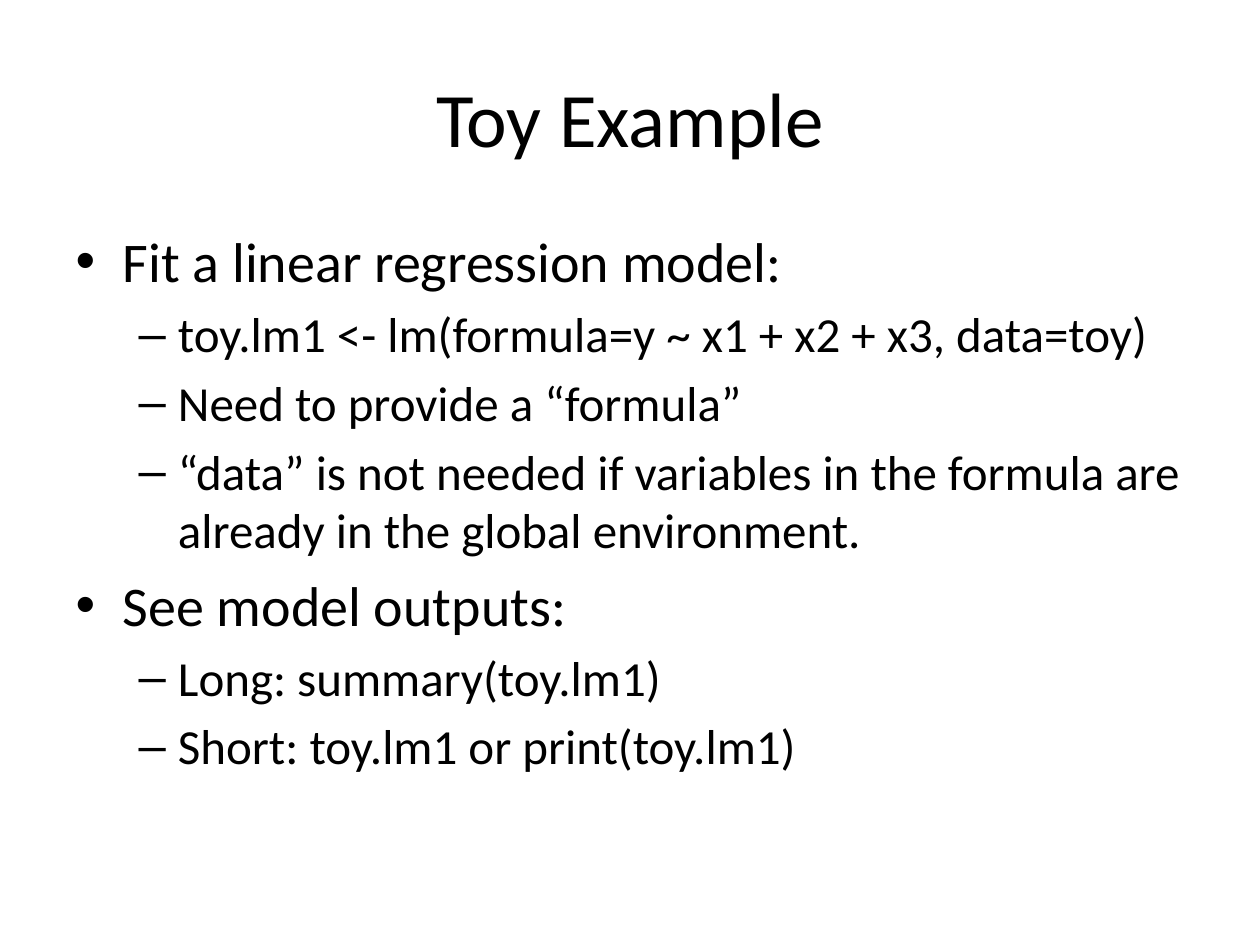
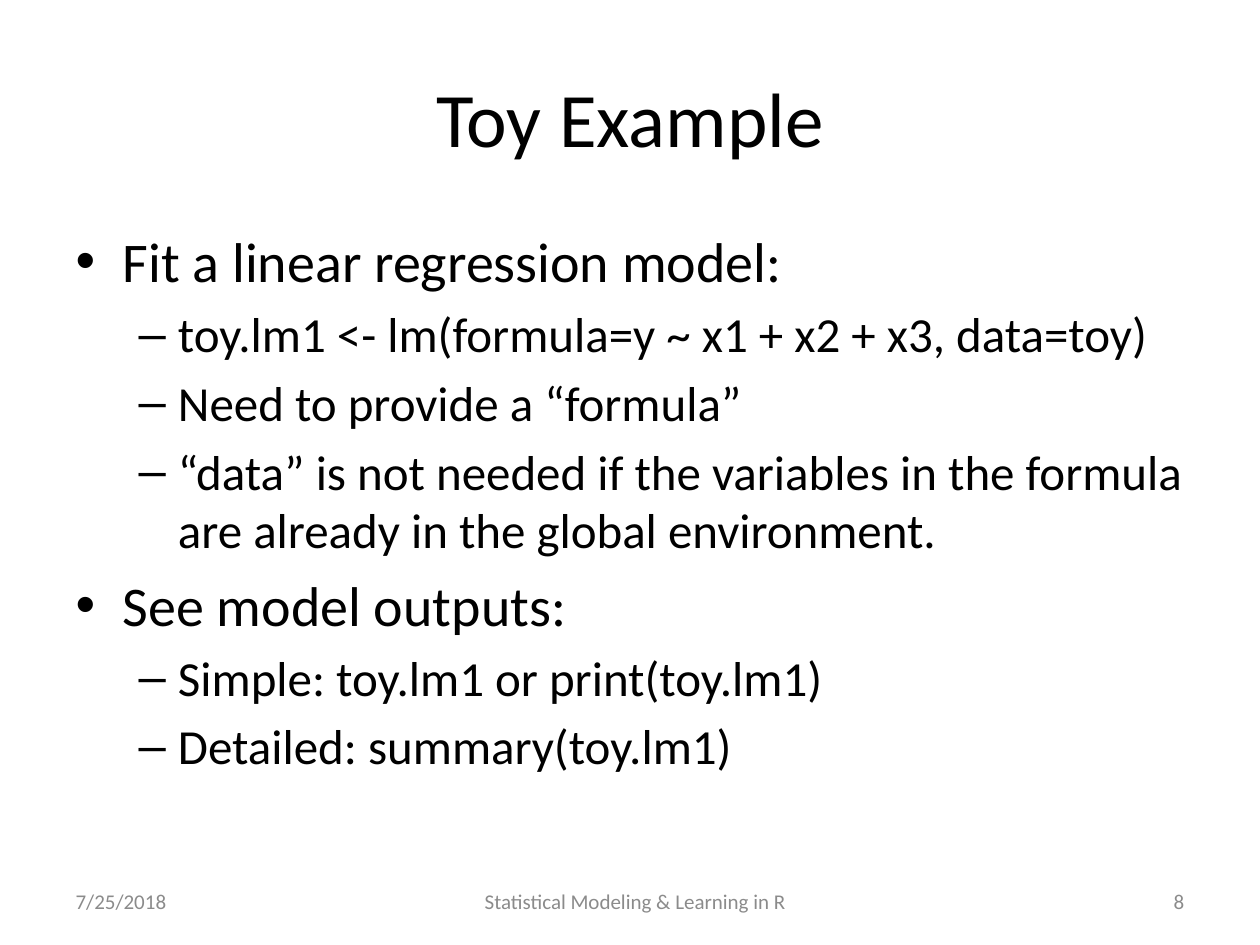
Before and after one commit to katherinesimeon/Statistical-Modeling-and-Learning-in-R, a slide deck: slide 8 of main.pptx. Drawn at 1260x945 pixels with LibreOffice and Linux fonts; fonts in the diff are those of the drawing. Boxes give left, top, right and bottom in pixels: in the first picture for what was removed or moved away, otherwise in the second. Text is boxed around its words. In the diff, an @@ line names an element or a change of style, - is before the commit and + after.

```diff
--- a/main.pptx
+++ b/main.pptx
@@ text at [178, 455, 1182, 557]: text changed @@
-  – “data” is not needed if variables in the formula are already in the global environment.
+  – “data” is not needed if the variables in the formula are already in the global environment.
@@ text at [178, 660, 822, 772]: text changed @@
-  – Long: summary(toy.lm1)
-  – Short: toy.lm1 or print(toy.lm1)
+  – Simple: toy.lm1 or print(toy.lm1)
+  – Detailed: summary(toy.lm1)
@@ text added at [76, 894, 167, 910], 12 pt, text #8C8C8C @@
+7/25/2018
@@ text added at [485, 894, 785, 913], 12 pt, text #8C8C8C @@
+Statistical Modeling & Learning in R
@@ page number added at [1174, 895, 1185, 909], 12 pt, text #8C8C8C @@
+8
```
Also in this commit, not shown: 66 other slides changed, 12 slides added, 1 other file.
